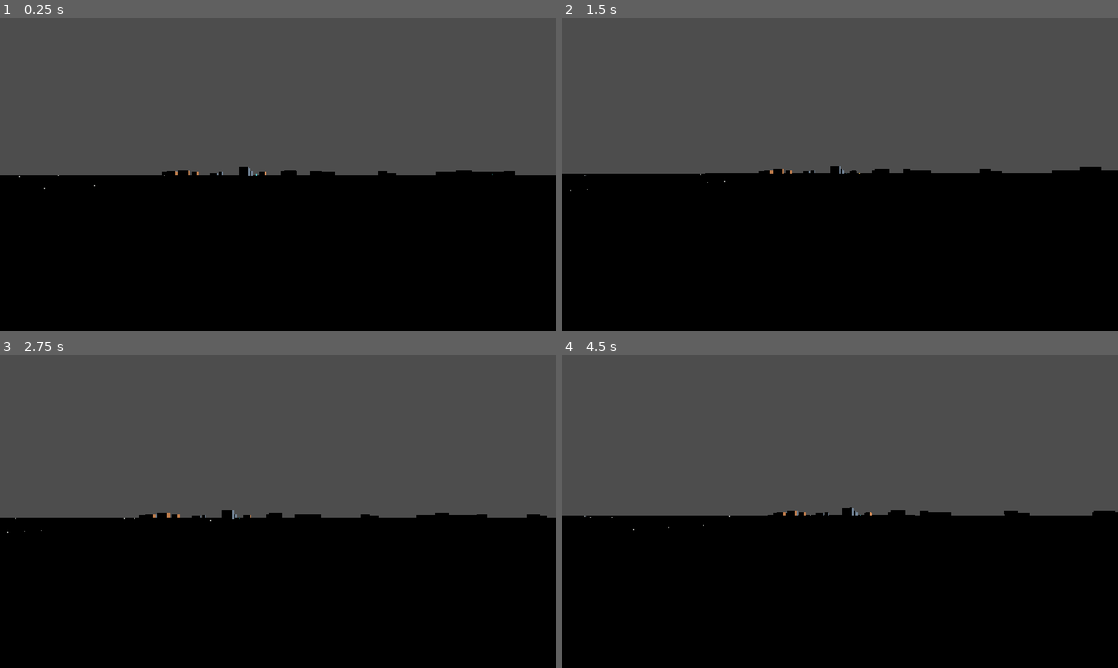
Above: before the commit, frames 1-4 (two rows, left to right).
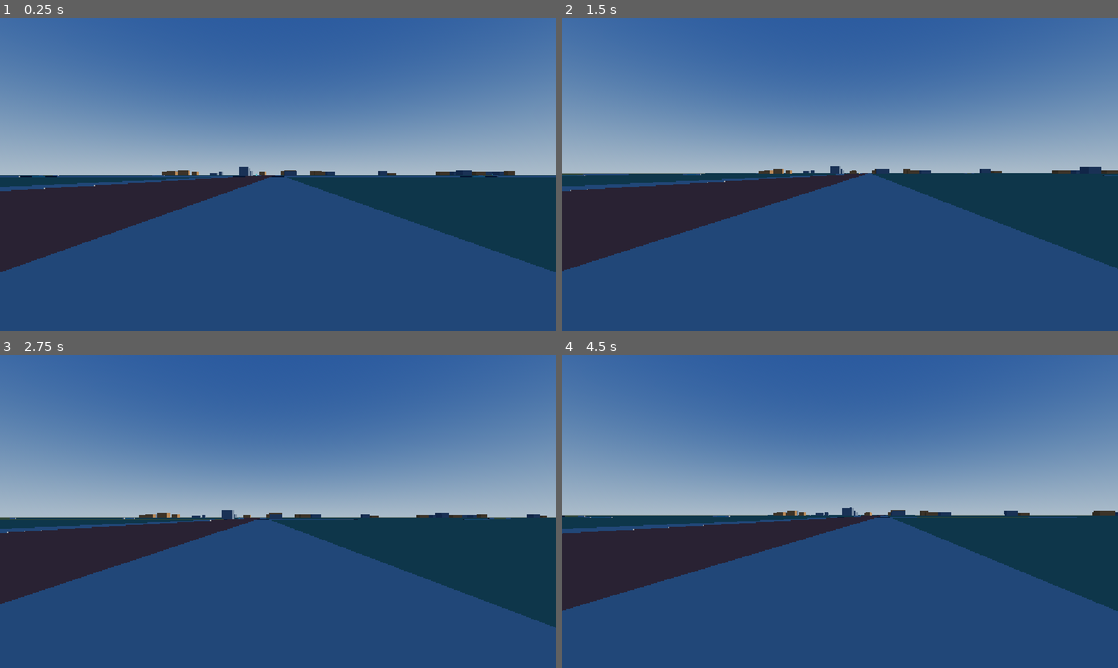
Above: after the commit, the same moments.

Repository: renyuba123/song-wai-mai
Game: Godot game, scene res://scenes/main/main.tscn
Two runs of this game, one before a commit and one after it. Both use one fixed random seed, a clock stepped at 60 frames per second and the inputs below.
Inputs (mouse positions are in pixels of both pictures, inside the frame that each line leads up to):
- Up to frame 1 (0.25 s): no input
- Up to frame 2 (1.5 s): tap Enter at 0.5 s; move the mouse to (867, 174) at 0.52 s; hold W (move_forward) from 0.53 s (still down); tap E (interact) at 0.6, 1.35 s; move the mouse to (812, 174) at 1.27 s
- Up to frame 3 (2.75 s): keep holding W (move_forward); move the mouse to (289, 505) at 2.02 s; tap E (interact) at 2.1 s
- Up to frame 4 (4.5 s): keep holding W (move_forward); move the mouse to (834, 517) at 2.77 s; tap E (interact) at 2.85, 3.6, 4.35 s; move the mouse to (878, 514) at 3.52 s; move the mouse to (795, 508) at 4.27 s

The runs differ from the first frame. In frame 1, 100% of the frame differs, in the area x 0-100%, y 0-100%; in frame 2, 100%; in frame 3, 100%; in frame 4, 100%.

Commit message:
feat(world): add procedural sky environment

Diff:
--- /dev/null
+++ b/scenes/world/sky_environment.tres
@@ -0,0 +1,25 @@
+[gd_resource type="Environment" load_steps=3 format=3]
+
+[sub_resource type="ProceduralSkyMaterial" id="ProceduralSkyMaterial_city"]
+sky_top_color = Color(0.16, 0.32, 0.6, 1)
+sky_horizon_color = Color(0.68, 0.79, 0.9, 1)
+sky_curve = 0.18
+sky_energy_multiplier = 1.0
+ground_bottom_color = Color(0.08, 0.09, 0.08, 1)
+ground_horizon_color = Color(0.46, 0.51, 0.48, 1)
+ground_curve = 0.05
+sun_angle_max = 24.0
+sun_curve = 0.1
+
+[sub_resource type="Sky" id="Sky_city"]
+sky_material = SubResource("ProceduralSkyMaterial_city")
+
+[resource]
+background_mode = 2
+sky = SubResource("Sky_city")
+ambient_light_source = 3
+ambient_light_sky_contribution = 1.0
+ambient_light_energy = 0.65
+reflected_light_source = 2
+tonemap_mode = 2
+tonemap_white = 6.0
--- a/scenes/world/world.tscn
+++ b/scenes/world/world.tscn
@@ -1,8 +1,9 @@
-[gd_scene load_steps=4 format=3]
+[gd_scene load_steps=5 format=3]
 
 [ext_resource type="Script" path="res://scripts/world/world_generator.gd" id="1_world"]
 [ext_resource type="Script" path="res://scripts/world/road_builder.gd" id="2_builder"]
 [ext_resource type="Script" path="res://scripts/world/city_builder.gd" id="3_city"]
+[ext_resource type="Environment" path="res://scenes/world/sky_environment.tres" id="4_sky"]
 
 [node name="World" type="Node3D"]
 script = ExtResource("1_world")
@@ -12,3 +13,6 @@
 
 [node name="CityBuilder" type="Node3D" parent="."]
 script = ExtResource("3_city")
+
+[node name="WorldEnvironment" type="WorldEnvironment" parent="."]
+environment = ExtResource("4_sky")
